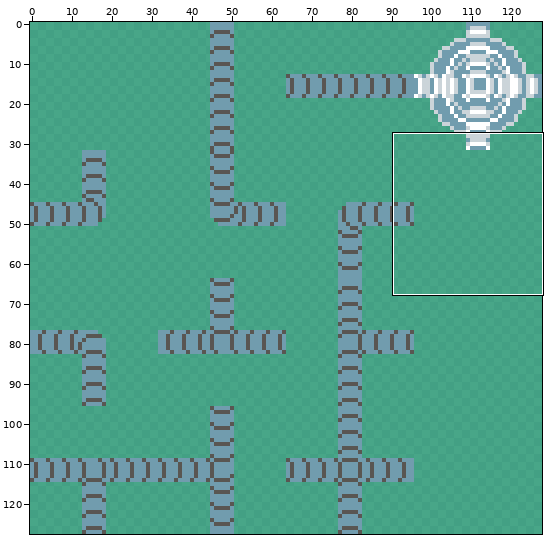
A sprite sheet gets an edit: assets/cable_palette.png. Above: a wide view before the commit, with the close-up outlined.
Close-up. First the earlier version:
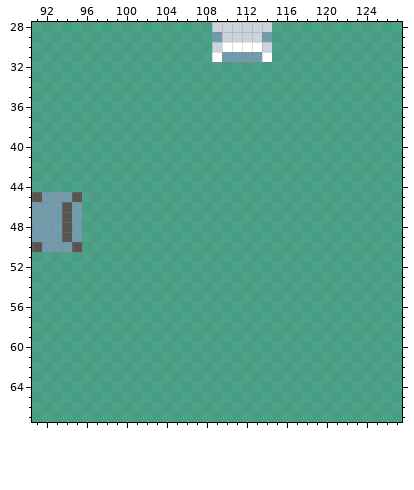
The file is 128x128 pixels. Shown: x 91..127, y 28..67.
The same view after the edit:
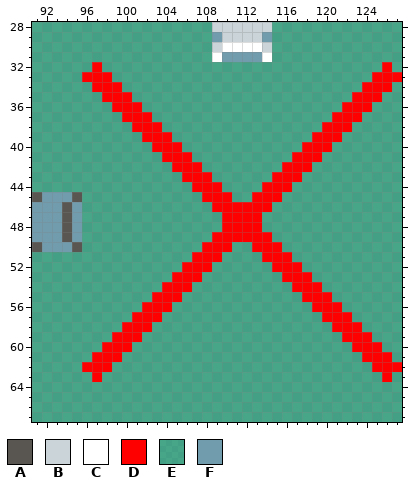
Palette (. is transparent): A #595652  B #cbd4d9  C #ffffff  D #ff0000  E #00a361a1  F #719cae
Changes in this commit:
y 32: x 97 E -> D; x 126 E -> D
y 33: x 96..98 EEE -> DDD; x 125..127 EEE -> DDD
y 34: x 97..99 EEE -> DDD; x 124..126 EEE -> DDD
y 35: x 98..100 EEE -> DDD; x 123..125 EEE -> DDD
y 36: x 99..101 EEE -> DDD; x 122..124 EEE -> DDD
y 37: x 100..102 EEE -> DDD; x 121..123 EEE -> DDD
y 38: x 101..103 EEE -> DDD; x 120..122 EEE -> DDD
y 39: x 102..104 EEE -> DDD; x 119..121 EEE -> DDD
y 40: x 103..105 EEE -> DDD; x 118..120 EEE -> DDD
y 41: x 104..106 EEE -> DDD; x 117..119 EEE -> DDD
y 42: x 105..107 EEE -> DDD; x 116..118 EEE -> DDD
y 43: x 106..108 EEE -> DDD; x 115..117 EEE -> DDD
y 44: x 107..109 EEE -> DDD; x 114..116 EEE -> DDD
y 45: x 108..110 EEE -> DDD; x 113..115 EEE -> DDD
y 46: x 109..114 EEEEEE -> DDDDDD
y 47..48: x 110..113 EEEE -> DDDD
y 49: x 109..114 EEEEEE -> DDDDDD
y 50: x 108..110 EEE -> DDD; x 113..115 EEE -> DDD
y 51: x 107..109 EEE -> DDD; x 114..116 EEE -> DDD
y 52: x 106..108 EEE -> DDD; x 115..117 EEE -> DDD
y 53: x 105..107 EEE -> DDD; x 116..118 EEE -> DDD
y 54: x 104..106 EEE -> DDD; x 117..119 EEE -> DDD
y 55: x 103..105 EEE -> DDD; x 118..120 EEE -> DDD
y 56: x 102..104 EEE -> DDD; x 119..121 EEE -> DDD
y 57: x 101..103 EEE -> DDD; x 120..122 EEE -> DDD
y 58: x 100..102 EEE -> DDD; x 121..123 EEE -> DDD
y 59: x 99..101 EEE -> DDD; x 122..124 EEE -> DDD
y 60: x 98..100 EEE -> DDD; x 123..125 EEE -> DDD
y 61: x 97..99 EEE -> DDD; x 124..126 EEE -> DDD
y 62: x 96..98 EEE -> DDD; x 125..127 EEE -> DDD
y 63: x 97 E -> D; x 126 E -> D
Changed places in both close-ups, as pixel boxes (x1, y1, x2, y2):
changed: (82, 62, 402, 382)
